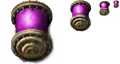
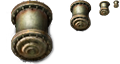
Layer changes from the first 120px x 64px image to the second:
pixels changed over [14, 1, 119, 34] (layer not identified)
